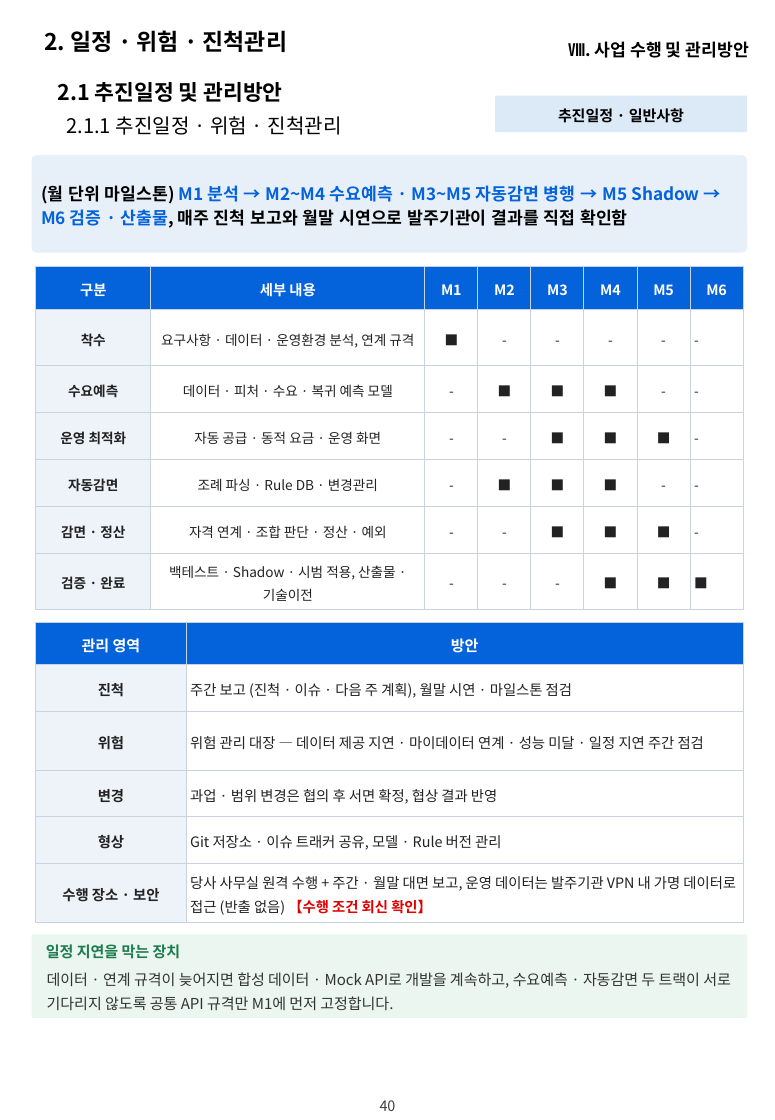
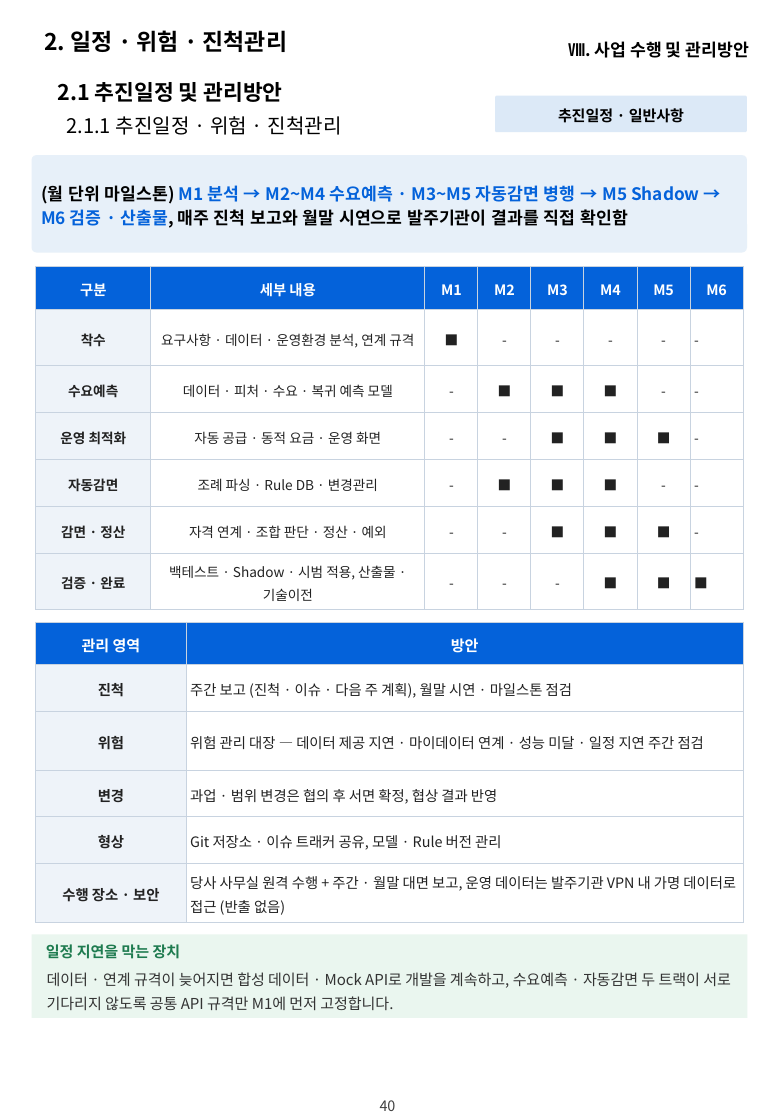
Before and after one commit to hwangsteeve-tech/hbjw, a slide deck: slide 40 of proposals/2026-11_dsit-parking-ai/dsit_proposal.pptx. Drawn at 775x1120 pixels with LibreOffice and Linux fonts; fonts in the diff are those of the drawing; background and template pictures are left out. Boxes give left, top, right and bottom in pixels: in the first picture for what was removed or moved away, otherwise in the second. Text is boxed around its words. In the diff, an @@ line names an element or a change of style, - is before the commit and + after.

```diff
--- a/proposals/2026-11_dsit-parking-ai/dsit_proposal.pptx
+++ b/proposals/2026-11_dsit-parking-ai/dsit_proposal.pptx
@@ table at (36, 622, 743, 922) @@
-row 6, column 2: 당사 사무실 원격 수행 + 주간 · 월말 대면 보고, 운영 데이터는 발주기관 VPN 내 가명 데이터로 접근 (반출 없음) 【수행 조건 회신 확인】
+row 6, column 2: 당사 사무실 원격 수행 + 주간 · 월말 대면 보고, 운영 데이터는 발주기관 VPN 내 가명 데이터로 접근 (반출 없음)
```
Also in this commit, not shown: 7 other slides changed, 1 other file.
